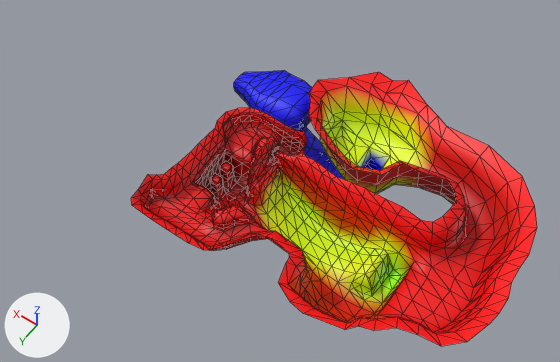
A saved change to the glTF model Assets/Meshes/Levels/TutorialLevel/TutorialLevelNew.glb.
The view is the same before and after, from a 50 mm lens placed at (-57.4, 32.4, 101.6), pointed at (-6.9, -38.2, -9.4). The lights are fixed; the arrows at lower left show +X, +Y and +Z. The older version comes first. Mesh edges are drawn as thin lines. Vertices at exactly the same position are counted once.

Before the edit, the objects in view are built like this:
```python
me_plane = bpy.data.meshes.new('Plane')
me_plane.from_pydata(...)  # 969 vertices, 1837 faces; spans x -51.8..12.3, y -65.6..-12.6, z -19.6..5.1
me_plane.materials.append(mat_defaultmaterial)
# before: 153 (-9.7, -34.3, -0.9) at pixel (280, 172), 300 (-10.4, -34.3, -0.2) at pixel (283, 171)
ob_plane = bpy.data.objects.new('Plane', me_plane)
ob_plane.location = (0.0, 0.0, 0.0)
```
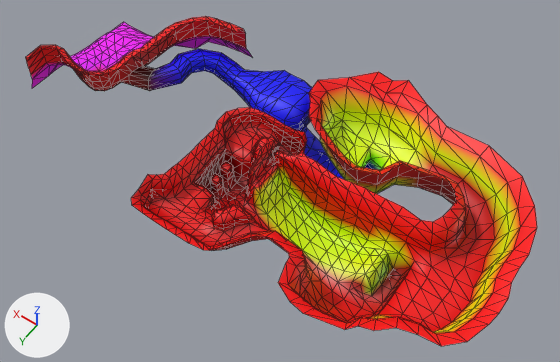
Changed parts and their boxes (x1, y1, x2, y2) in the pictures (560 x 362 px; the box of a moved part takes in the faces that stretch with it):
```json
{"object": "Plane", "change": "reshaped", "before": [131, 71, 537, 346], "after": [129, 49, 537, 346], "on screen": "8% taller"}
{"object": "Plane.001", "change": "added", "after": [25, 16, 253, 91]}
{"part": 1, "of": "me_plane", "change": "moved or reshaped", "before": [273, 166, 291, 188], "after": [273, 166, 291, 188]}
{"part": 2, "of": "me_plane", "change": "built on", "before": [234, 72, 262, 101], "after": [129, 49, 262, 101]}
{"part": 3, "of": "me_plane", "change": "recoloured", "before": [253, 115, 521, 334], "after": [253, 115, 521, 334]}
```

The change, as JSON lines over the scene's bpy script:
```json
{"op": "add", "block": "mat_defaultmaterial_001", "code": ["mat_defaultmaterial_001 = bpy.data.materials.new('DefaultMaterial.001')", "mat_defaultmaterial_001.use_nodes = True; mat_defaultmaterial_001.node_tree.nodes.clear()", "_N = mat_defaultmaterial_001.node_tree.nodes; _L = mat_defaultmaterial_001.node_tree.links", "n0 = _N.new('ShaderNodeOutputMaterial'); n0.name = 'Material Output'", "n1 = _N.new('ShaderNodeBsdfPrincipled'); n1.name = 'Principled BSDF'", "n2 = _N.new('ShaderNodeVertexColor'); n2.name = 'Color Attribute'", "_L.new(n1.outputs[0], n0.inputs[0])  # 'BSDF' to 'Surface'", "_L.new(n2.outputs[0], n1.inputs[0])  # 'Color' to 'Base Color'"]}
{"block": "me_plane", "where": "# used by ob_plane; location = (0.0, 0.0, 0.0)"}
{"block": "me_plane", "where": "# verts and faces of me_plane; kept vertices keep their numbers, new ones are numbered from 969"}
{"op": "remove", "block": "me_plane", "code": "me_plane.from_pydata(...)  # 969 vertices, 1837 faces; spans x -51.8..12.3, y -65.6..-12.6, z -19.6..5.1"}
{"op": "add", "block": "me_plane", "code": "me_plane.from_pydata(...)  # 1043 vertices, 1985 faces; spans x -51.8..26.5, y -65.6..-12.6, z -19.6..5.1"}
{"block": "me_plane", "change": "me_plane part 1"}
{"op": "add", "block": "me_plane", "code": "verts[153] = (-9.6, -34.3, -1.1)  # moved, pixel (279, 172)"}
{"op": "add", "block": "me_plane", "code": "verts[300] = (-10.9, -34.2, -1.0)  # moved, pixel (285, 176)"}
{"block": "me_plane", "change": "me_plane part 2"}
{"block": "me_plane", "change": "7 vertices move from x 12.3, y -53.4..-49.6, z -7.2..-4.7 to x 12.3, y -53.4..-49.6, z -7.1..-3.8"}
{"block": "me_plane", "change": "70 vertices are added at x 14.1..26.5, y -53.4..-36.3, z -6.3..0.1"}
{"block": "me_plane", "change": "140 new faces join them"}
{"block": "me_plane", "change": "me_plane part 3: 283 kept faces spanning x -49.4..0.1, y -60.6..-15.1, z -18.1..1.7 get new vertex colours"}
{"block": "me_plane", "change": "other edits to the shape of me_plane do not show in these pictures"}
{"op": "add", "block": "me_plane_001", "code": ["me_plane_001 = bpy.data.meshes.new('Plane.001')", "me_plane_001.from_pydata(...)  # 232 vertices, 398 faces; spans x 14.1..44.7, y -59.4..-26.6, z -7.2..4.4", "me_plane_001.materials.append(mat_defaultmaterial_001)"]}
{"op": "add", "block": "ob_plane_001", "code": ["ob_plane_001 = bpy.data.objects.new('Plane.001', me_plane_001)", "ob_plane_001.location = (0.0, 0.0, 0.0)"]}
```
